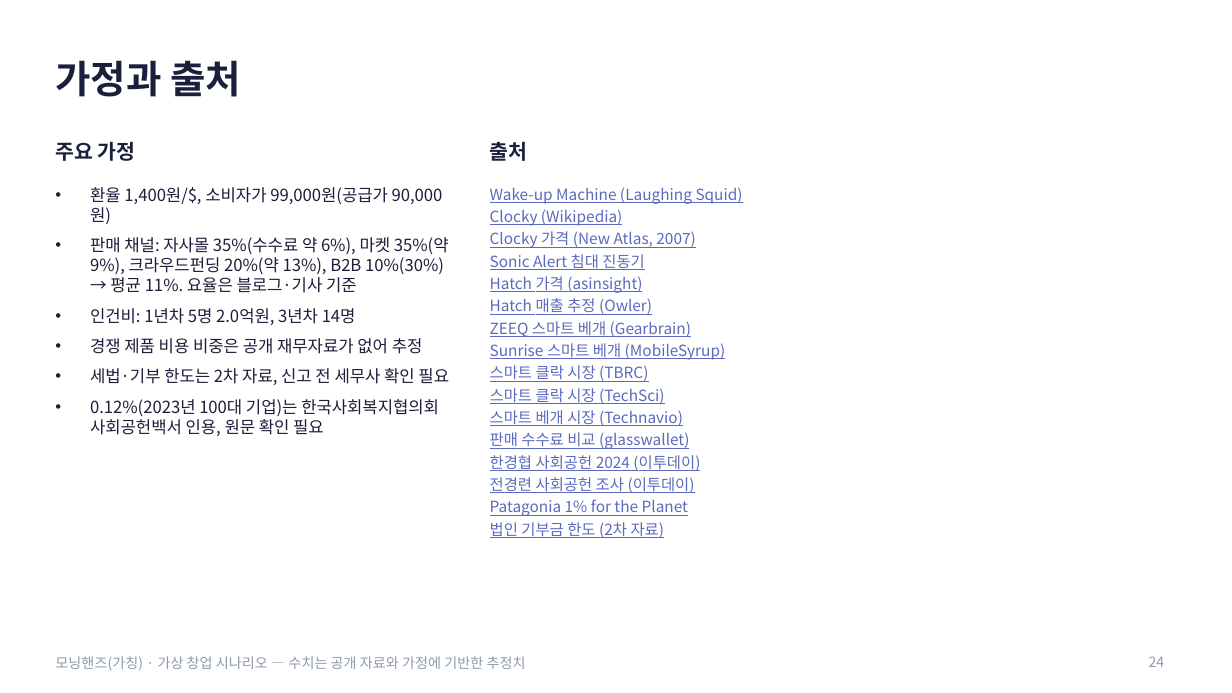
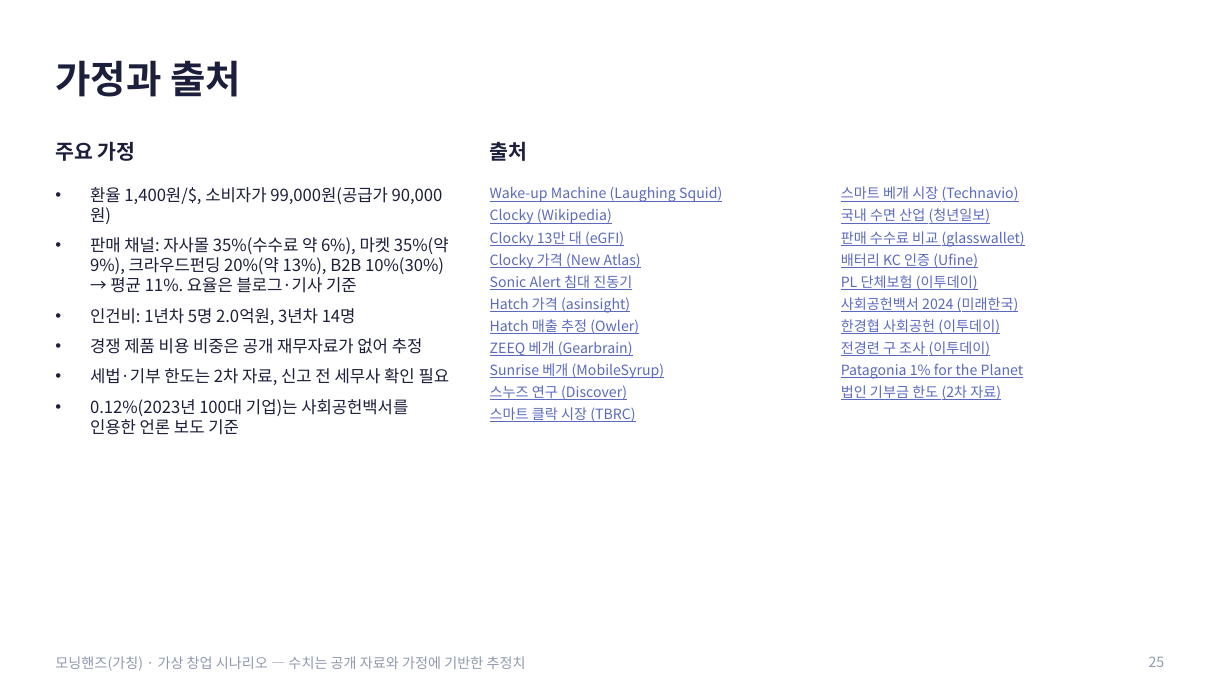
Before and after one commit to g975682-source/-, a slide deck: slide 25 of MorningHands_Business_Analysis.pptx (slide 24 before the commit). Drawn at 1232x693 pixels with LibreOffice and Linux fonts; fonts in the diff are those of the drawing. Boxes give left, top, right and bottom in pixels: in the first picture for what was removed or moved away, otherwise in the second. Text is boxed around its words. In the diff, an @@ line names an element or a change of style, - is before the commit and + after.

```diff
--- a/MorningHands_Business_Analysis.pptx
+++ b/MorningHands_Business_Analysis.pptx
@@ text at bbox=[490, 186, 722, 422]: size 12 to 11 pt in "Wake-up Machine (Laughing Squid)", "Clocky (Wikipedia)", "Sonic Alert 침대 진동기", "Hatch 가격 (asinsight)" and 2 more places; more space between paragraphs @@
@@ text added at bbox=[841, 186, 1025, 400], 11 pt, text #5B6ABF, underline @@
+스마트 베개 시장 (Technavio)
+국내 수면 산업 (청년일보)
+판매 수수료 비교 (glasswallet)
+배터리 KC 인증 (Ufine)
+PL 단체보험 (이투데이)
+사회공헌백서 2024 (미래한국)
+한경협 사회공헌 (이투데이)
+전경련 구 조사 (이투데이)
+Patagonia 1% for the Planet
+법인 기부금 한도 (2차 자료)
@@ text at bbox=[490, 231, 641, 269]: text changed; size 12 to 11 pt @@
-Clocky 가격 (New Atlas, 2007)
+Clocky 13만 대 (eGFI)
+Clocky 가격 (New Atlas)
@@ text at bbox=[490, 341, 664, 400]: text changed; size 12 to 11 pt @@
-ZEEQ 스마트 베개 (Gearbrain)
-Sunrise 스마트 베개 (MobileSyrup)
+ZEEQ 베개 (Gearbrain)
+Sunrise 베개 (MobileSyrup)
+스누즈 연구 (Discover)
@@ text at bbox=[490, 388, 700, 538]: paragraphs removed @@
-스마트 클락 시장 (TechSci)
-스마트 베개 시장 (Technavio)
-판매 수수료 비교 (glasswallet)
-한경협 사회공헌 2024 (이투데이)
-전경련 사회공헌 조사 (이투데이)
-Patagonia 1% for the Planet
-법인 기부금 한도 (2차 자료)
@@ text at bbox=[90, 399, 408, 435]: text changed @@
-• 0.12%(2023년 100대 기업)는 한국사회복지협의회 사회공헌백서 인용, 원문 확인 필요
+• 0.12%(2023년 100대 기업)는 사회공헌백서를 인용한 언론 보도 기준
@@ page number at bbox=[1149, 656, 1165, 667]: text changed @@
-24
+25
```
Also in this commit, not shown: 7 other slides changed, 1 slide added.
